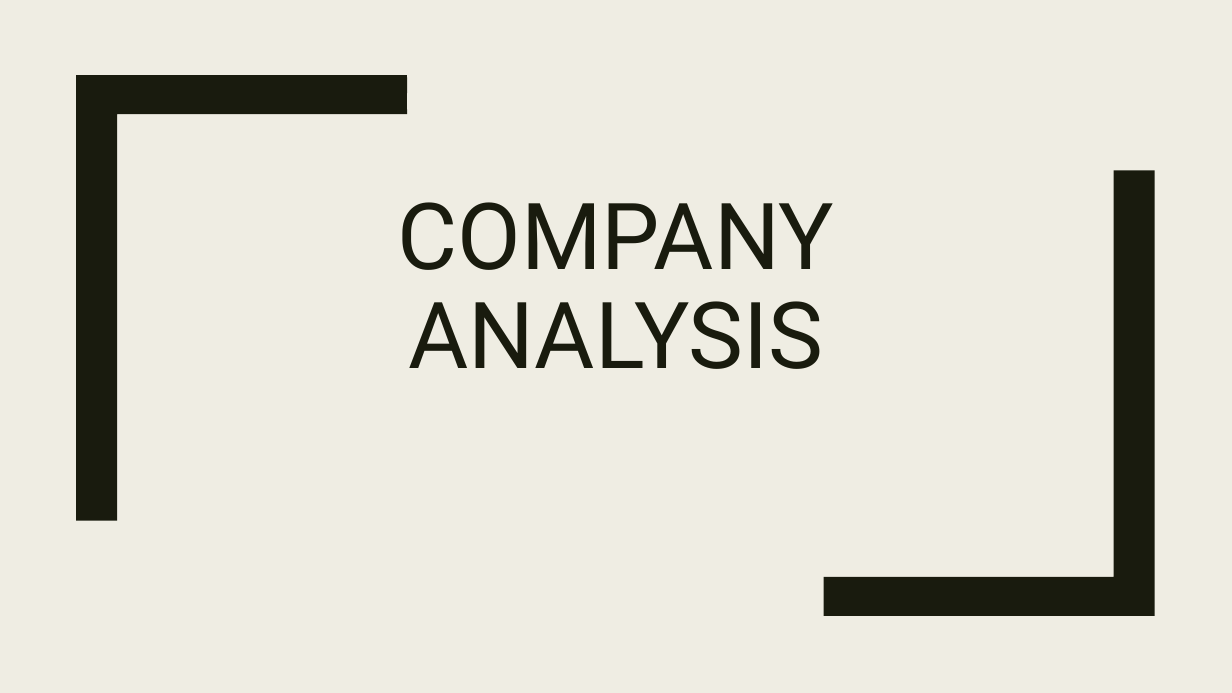
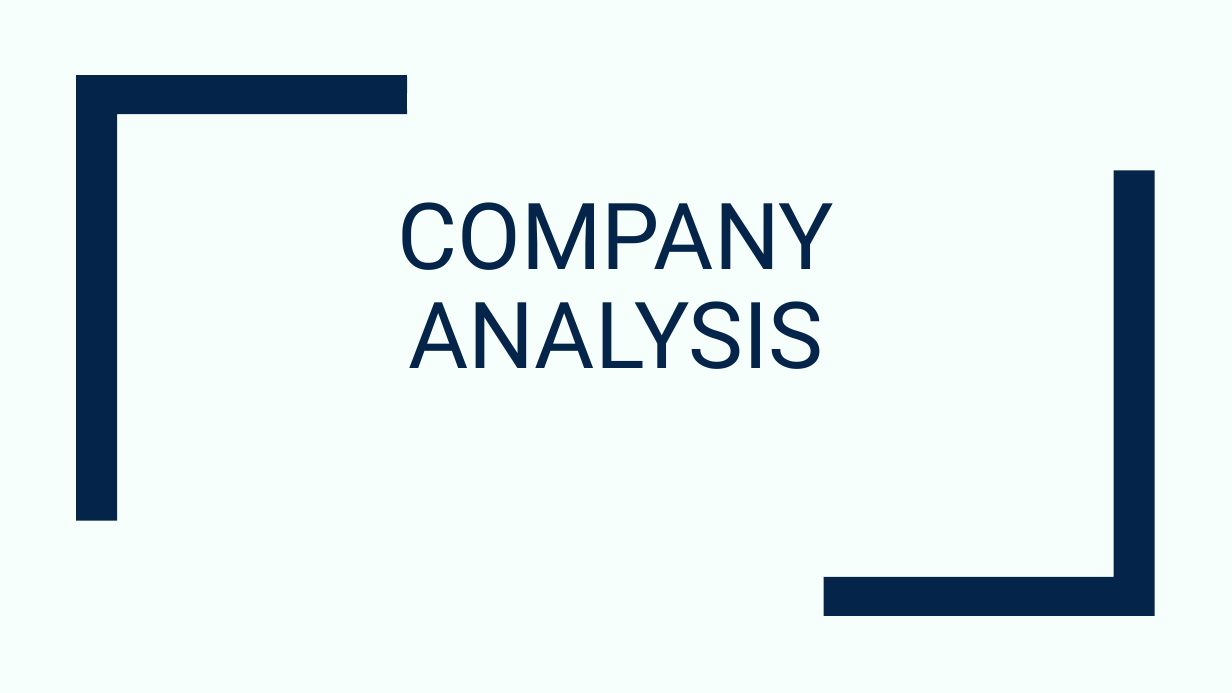
Before and after one commit to devangovind/AMUCLDISS, a slide deck: slide 1 of fastapi-backend/pres/output.pptx. Drawn at 1232x693 pixels with LibreOffice and Linux fonts; fonts in the diff are those of the drawing. Boxes give left, top, right and bottom in pixels: in the first picture for what was removed or moved away, otherwise in the second. Text is boxed around its words. In the diff, an @@ line names an element or a change of style, - is before the commit and + after.

```diff
--- a/fastapi-backend/pres/output.pptx
+++ b/fastapi-backend/pres/output.pptx
@@ background #EFEDE3 to #F6FFFB @@
@@ freeform shape at [76, 75, 407, 520]: fill #191B0E to #042449 @@
@@ freeform shape at [824, 170, 1155, 616]: fill #191B0E to #042449 @@
@@ title "COMPANY ANALYSIS" at [398, 202, 835, 369]: text colour #191B0E to #042449 @@
```
Also in this commit, not shown: 3 other slides changed, 2 slides added, 6 other files.
